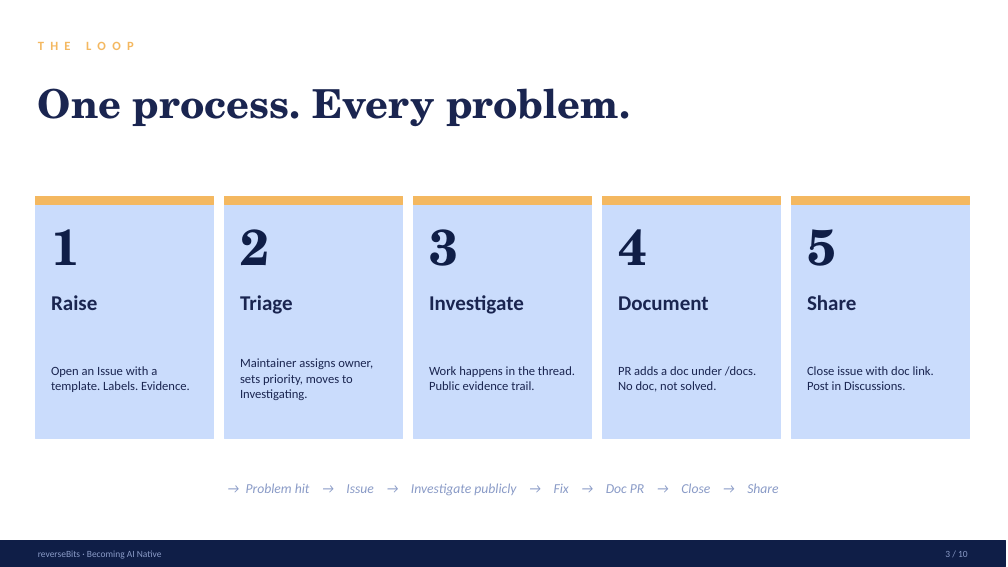
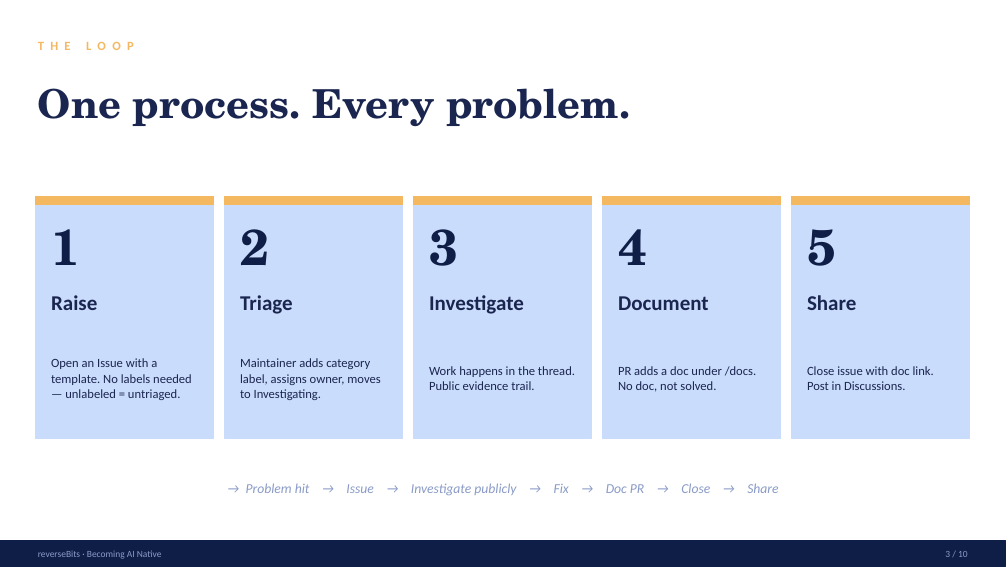
Before and after one commit to reverseBits/Becoming-AI-Native, a slide deck: slide 3 of Becoming-AI-Native-Team-Training.pptx. Drawn at 1008x567 pixels with LibreOffice and Linux fonts; fonts in the diff are those of the drawing. Boxes give left, top, right and bottom in pixels: in the first picture for what was removed or moved away, otherwise in the second. Text is boxed around its words. In the diff, an @@ line names an element or a change of style, - is before the commit and + after.

Commit message:
Updated PPT

```diff
--- a/Becoming-AI-Native-Team-Training.pptx
+++ b/Becoming-AI-Native-Team-Training.pptx
@@ text at <box>51,358,192,400</box>: text changed @@
-Open an Issue with a template. Labels. Evidence.
+Open an Issue with a template. No labels needed — unlabeled = untriaged.
@@ text at <box>240,358,380,400</box>: text changed @@
-Maintainer assigns owner, sets priority, moves to Investigating.
+Maintainer adds category label, assigns owner, moves to Investigating.
```
Also in this commit, not shown: 2 other slides changed, 1 other file.
